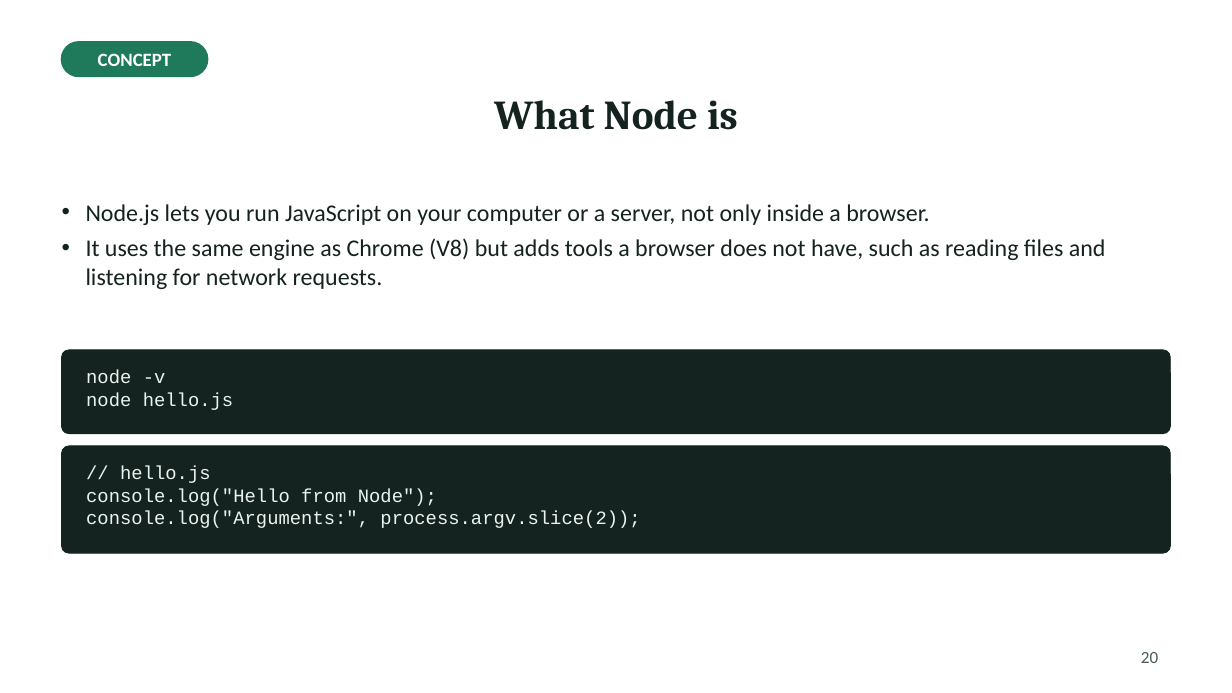
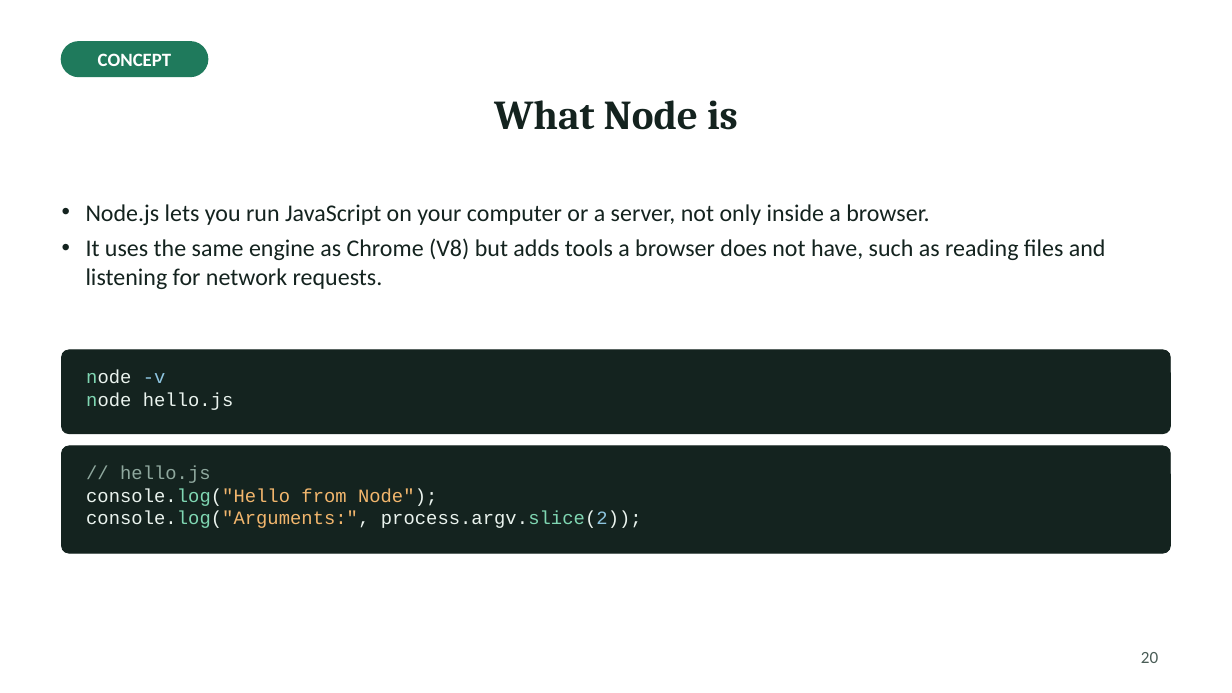
Before and after one commit to Haydzz9/sae104-site, a slide deck: slide 20 of downloads/lecture/Week_05_Lecture_Asynchronous_JavaScript_Node_js_and_npm.pptx. Drawn at 1232x693 pixels with LibreOffice and Linux fonts; fonts in the diff are those of the drawing. Boxes give left, top, right and bottom in pixels: in the first picture for what was removed or moved away, otherwise in the second. Text is boxed around its words. In the diff, an @@ line names an element or a change of style, - is before the commit and + after.

```diff
--- a/downloads/lecture/Week_05_Lecture_Asynchronous_JavaScript_Node_js_and_npm.pptx
+++ b/downloads/lecture/Week_05_Lecture_Asynchronous_JavaScript_Node_js_and_npm.pptx
@@ text "node -v" at (x1=86, y1=370, x2=234, y2=410): text colour #EAF3EE to #7FD6B2 in "node", "node"; text colour #EAF3EE to #8EC5E0 in "-v" @@
@@ text "// hello.js" at (x1=86, y1=466, x2=642, y2=528): text colour #EAF3EE to #8FA89E in "// hello.js"; text colour #EAF3EE to #7FD6B2 in "console.log("Hello", "console.log("Arguments:", process.argv.slice(2));"; text colour #EAF3EE to #F2B66D in "console.log("Hello from Node");", "console.log("Arguments:","; text colour #EAF3EE to #8EC5E0 in "process.argv.slice(2));" @@
```
Also in this commit, not shown: 24 other slides changed, 21 other files.
